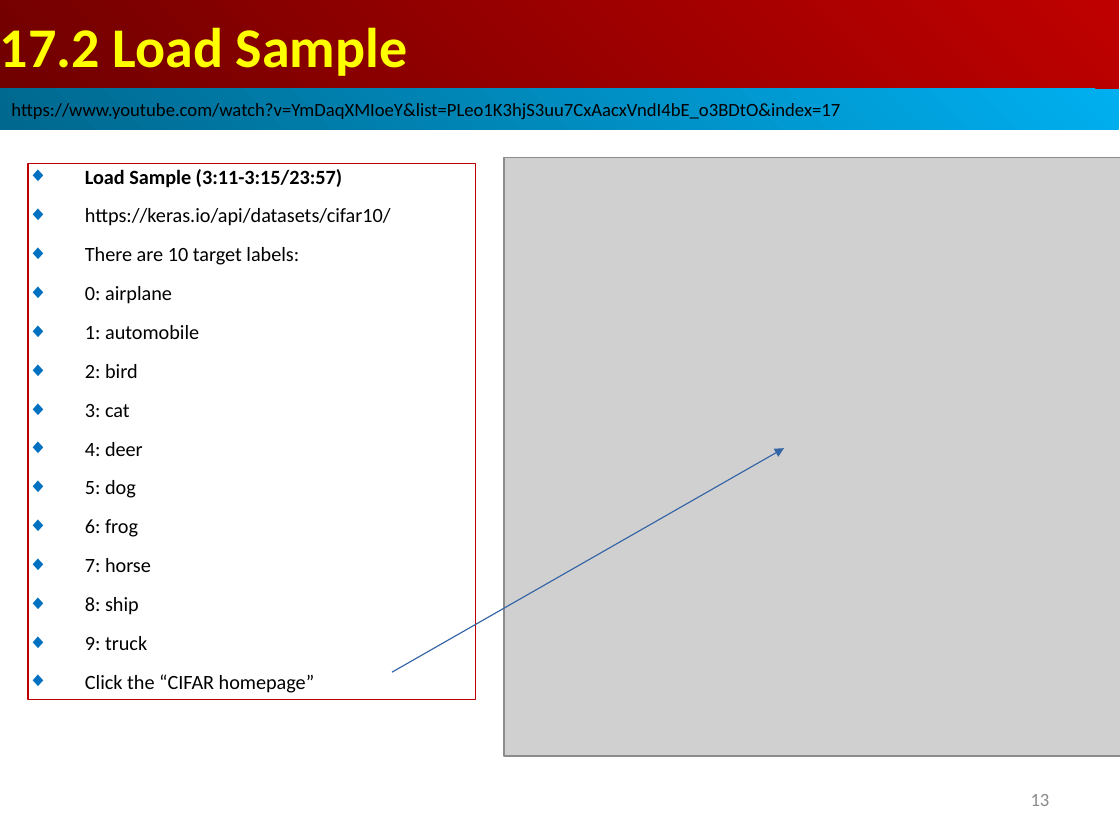
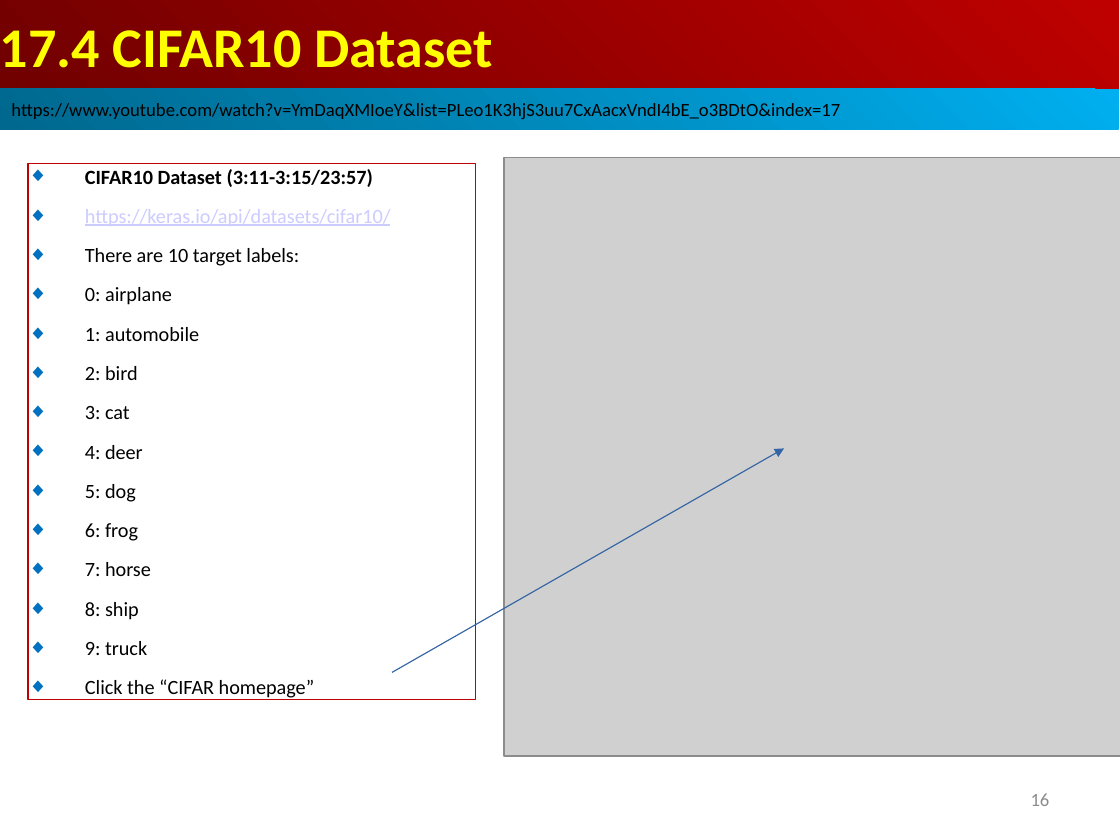
Before and after one commit to peterhchen/AIU_CS512_DL, a slide deck: slide 16 of 000_Lecture_Project/week07/01_Lecture/17_BM.ppt (slide 13 before the commit). Drawn at 1120x840 pixels with LibreOffice and Linux fonts; fonts in the diff are those of the drawing; grey boxes stand for pictures. Boxes give left, top, right and bottom in pixels: in the first picture for what was removed or moved away, otherwise in the second. Text is boxed around its words. In the diff, an @@ line names an element or a change of style, - is before the commit and + after.

```diff
--- a/000_Lecture_Project/week07/01_Lecture/17_BM.ppt
+++ b/000_Lecture_Project/week07/01_Lecture/17_BM.ppt
@@ text in rectangle at (0,30,492,68): text changed @@
-17.2 Load Sample
+17.4 CIFAR10 Dataset
@@ text in rectangle at (85,169,373,187): text changed @@
-◆ Load Sample (3:11-3:15/23:57)
+◆ CIFAR10 Dataset (3:11-3:15/23:57)
@@ text in rectangle at (85,209,391,700): text colour #000000 to #CCCCFF, underline on in "https://keras.io/api/datasets/cifar10/" @@
@@ page number at (1031,793,1050,806): text changed @@
-13
+16
```
Also in this commit, not shown: 31 other slides changed, 4 slides added.
